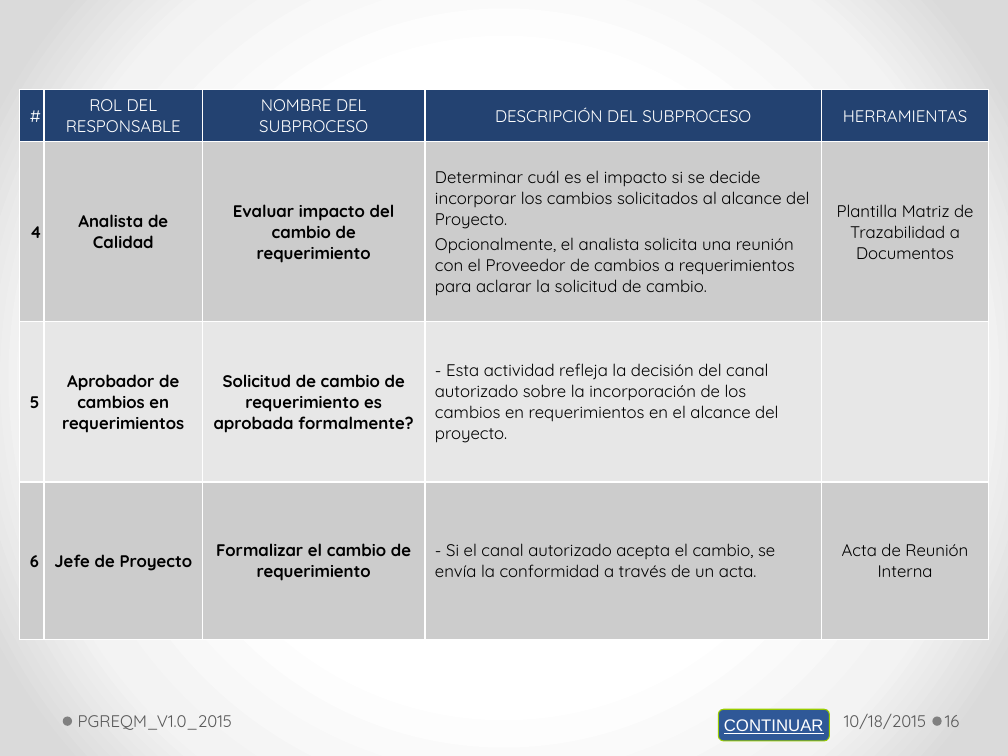
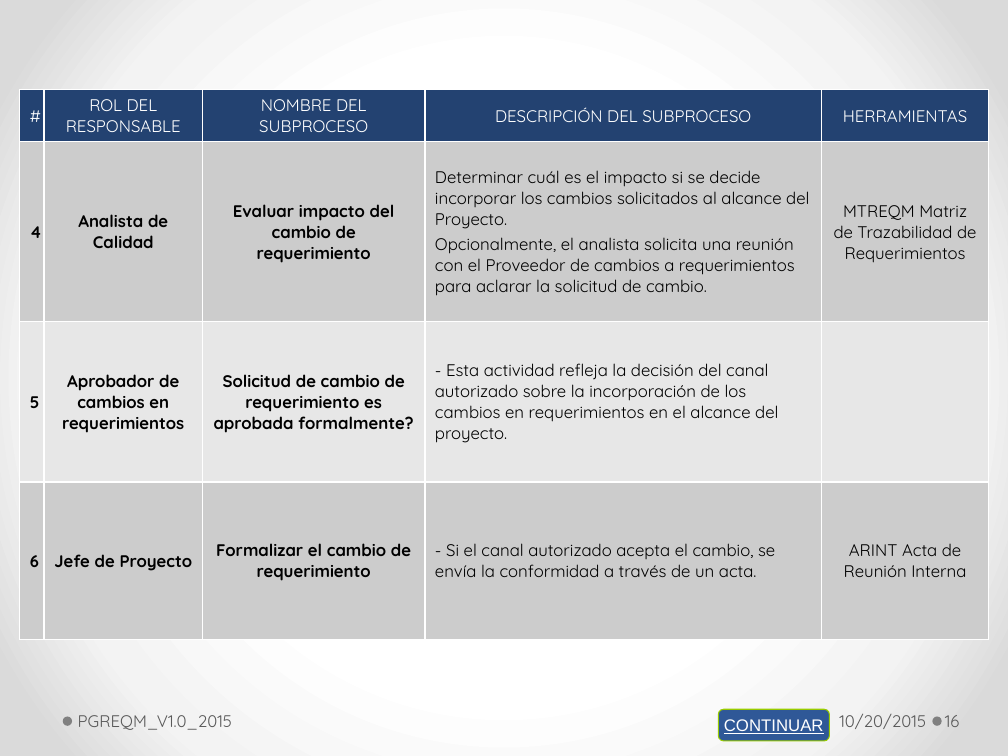
Before and after one commit to lowrider80/UTP-GPS-ALARM, a slide deck: slide 16 of Area_de_Proceso-_REQM/PGREQM/PGREQM_V1.0_2015.pptx. Drawn at 1008x756 pixels with LibreOffice and Linux fonts; fonts in the diff are those of the drawing. Boxes give left, top, right and bottom in pixels: in the first picture for what was removed or moved away, otherwise in the second. Text is boxed around its words. In the diff, an @@ line names an element or a change of style, - is before the commit and + after.

Commit message:
Plan de Gestión de Requerimientos

```diff
--- a/Area_de_Proceso-_REQM/PGREQM/PGREQM_V1.0_2015.pptx
+++ b/Area_de_Proceso-_REQM/PGREQM/PGREQM_V1.0_2015.pptx
@@ table at bbox=[20, 90, 988, 639] @@
-row 2, column 5: Plantilla Matriz de Trazabilidad a Documentos
+row 2, column 5: MTREQM Matriz de Trazabilidad de Requerimientos
-row 4, column 5: Acta de Reunión Interna
+row 4, column 5: ARINT Acta de Reunión Interna
@@ text at bbox=[839, 714, 926, 729]: text changed @@
-10/18/2015
+10/20/2015
```
Also in this commit, not shown: 18 other slides changed.
